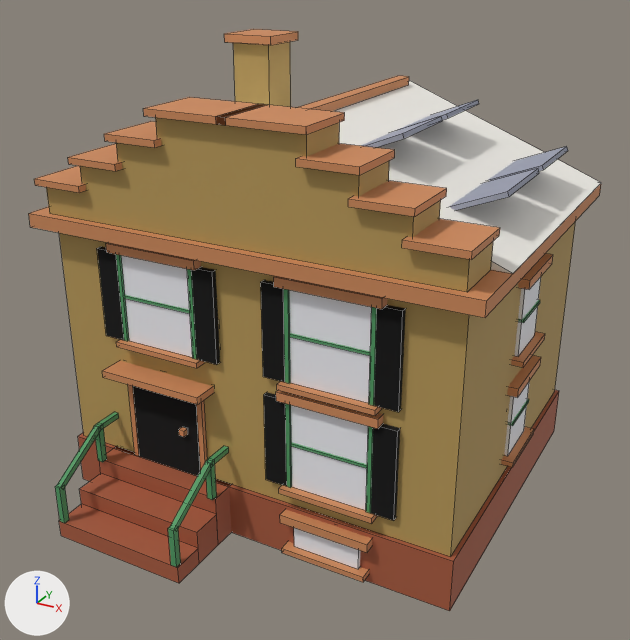
Renders of the Blender file assets/managed-models/buildings/house-1x1-2f-dutch-a-solar/house-1x1-2f-dutch-a-solar.blend from each side of a commit.
Rendered twice from a 50 mm lens placed at (0.882, -1.604, 1.202), pointed at (0.018, -0.032, 0.416). Lighting does not change. The marker at lower left points along +X, +Y and +Z. The picture after the commit comes second. Mesh edges are drawn as thin lines.

Before the edit, the objects in view are built like this:
```python
me_house_1x1_2f_dutch_a_solar = bpy.data.meshes.new('house-1x1-2f-dutch-a-solar')
me_house_1x1_2f_dutch_a_solar.from_pydata(...)  # 856 vertices, 636 faces; spans x -0.5..0.5, y -0.5..0.495, z 0.0..0.99
me_house_1x1_2f_dutch_a_solar.materials.append(mat_m_house_1x1_2f_dutch_a_solar)
ob_house_1x1_2f_dutch_a_solar = bpy.data.objects.new('house-1x1-2f-dutch-a-solar', me_house_1x1_2f_dutch_a_solar)
ob_house_1x1_2f_dutch_a_solar.location = (0.0, 0.0, 0.0)
```
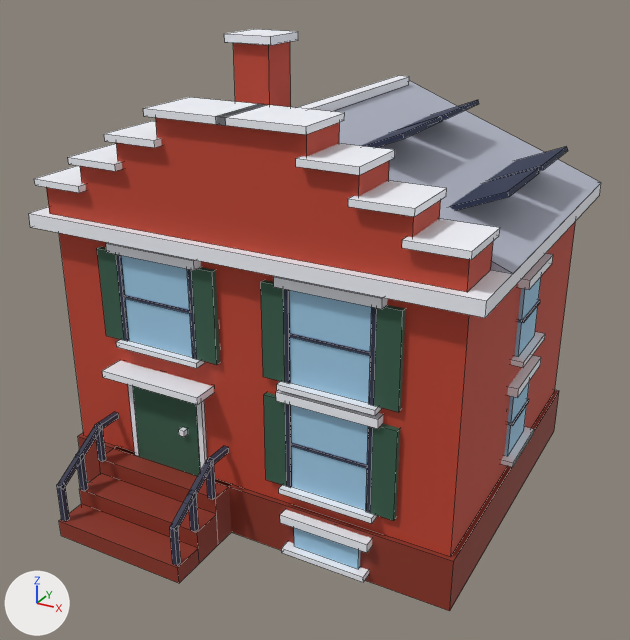
Boxes [x1, y1, x2, y2] around the edits, measured in the pictures (630 x 640 px; the box of a moved part takes in the faces that stretch with it):
part 1 of me_house_1x1_2f_dutch_a_solar, moved or reshaped
    before: [94, 425, 107, 462]
    after: [76, 454, 88, 491]
part 2 of me_house_1x1_2f_dutch_a_solar, moved or reshaped
    before: [205, 460, 217, 500]
    after: [95, 423, 106, 462]
part 3 of me_house_1x1_2f_dutch_a_solar, moved or reshaped
    before: [168, 527, 181, 567]
    after: [170, 526, 181, 566]
part 4 of me_house_1x1_2f_dutch_a_solar, added
    after: [188, 493, 199, 532]
part 5 of me_house_1x1_2f_dutch_a_solar, added
    after: [206, 458, 216, 500]
part 6 of me_house_1x1_2f_dutch_a_solar, moved or reshaped
    before: [175, 447, 229, 528]
    after: [175, 447, 229, 530]
part 7 of me_house_1x1_2f_dutch_a_solar, surface changed
    both: [29, 29, 601, 611]

Edits to the bpy script that builds the scene:
```text
Change me_house_1x1_2f_dutch_a_solar:
    used by ob_house_1x1_2f_dutch_a_solar; location = (0.0, 0.0, 0.0)
    remove me_house_1x1_2f_dutch_a_solar.from_pydata(...)  # 856 vertices, 636 faces; spans x -0.5..0.5, y -0.5..0.495, z 0.0..0.99
    add me_house_1x1_2f_dutch_a_solar.from_pydata(...)  # 872 vertices, 648 faces; spans x -0.5..0.5, y -0.5..0.495, z 0.0..0.99
    me_house_1x1_2f_dutch_a_solar part 1: the loose piece of 8 vertices spanning x -0.357..-0.343, y -0.367..-0.353, z 0.12..0.21 is moved by (0.0, -0.065, -0.039)
    me_house_1x1_2f_dutch_a_solar part 2: the loose piece of 8 vertices spanning x -0.057..-0.043, y -0.367..-0.353, z 0.12..0.21 is moved by (-0.3, 0.0, 0.001)
    me_house_1x1_2f_dutch_a_solar part 3: the loose piece of 8 vertices spanning x -0.057..-0.043, y -0.5..-0.486, z 0.04..0.13 is moved by (0.0, 0.003, 0.001)
    me_house_1x1_2f_dutch_a_solar part 4: a new loose piece, a box spanning x -0.056..-0.044, y -0.431..-0.419, z 0.08..0.172, in mat_m_house_1x1_2f_dutch_a_solar
    me_house_1x1_2f_dutch_a_solar part 5: a new loose piece, a box spanning x -0.056..-0.044, y -0.366..-0.354, z 0.12..0.212, in mat_m_house_1x1_2f_dutch_a_solar
    me_house_1x1_2f_dutch_a_solar part 6
    8 faces are deleted
    8 new faces join them
    me_house_1x1_2f_dutch_a_solar part 7: 602 kept faces spanning x -0.5..0.5, y -0.5..0.495, z 0.0..0.99 get new texture (UV) coordinates
    other edits to the shape of me_house_1x1_2f_dutch_a_solar do not show in these pictures
```
